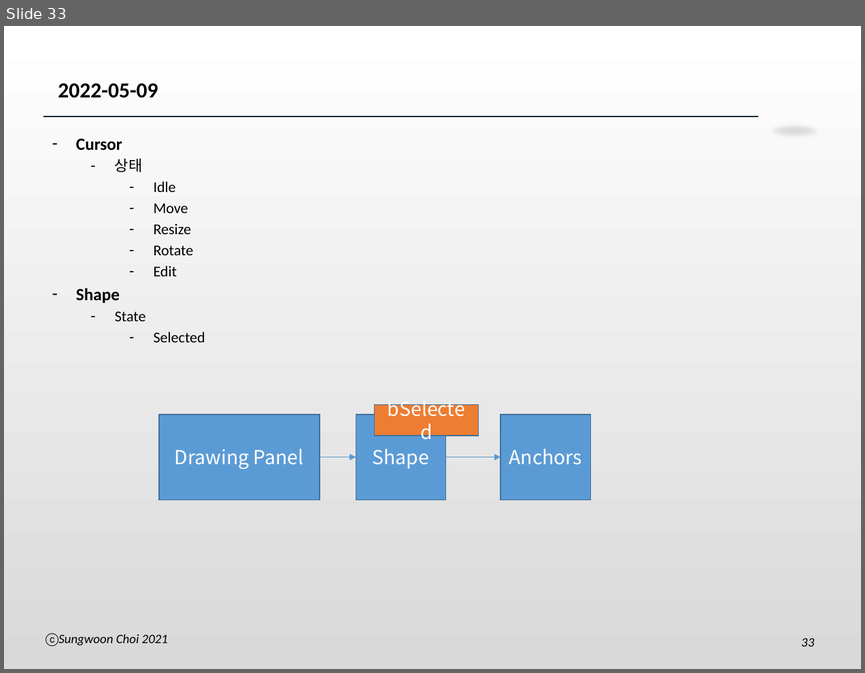
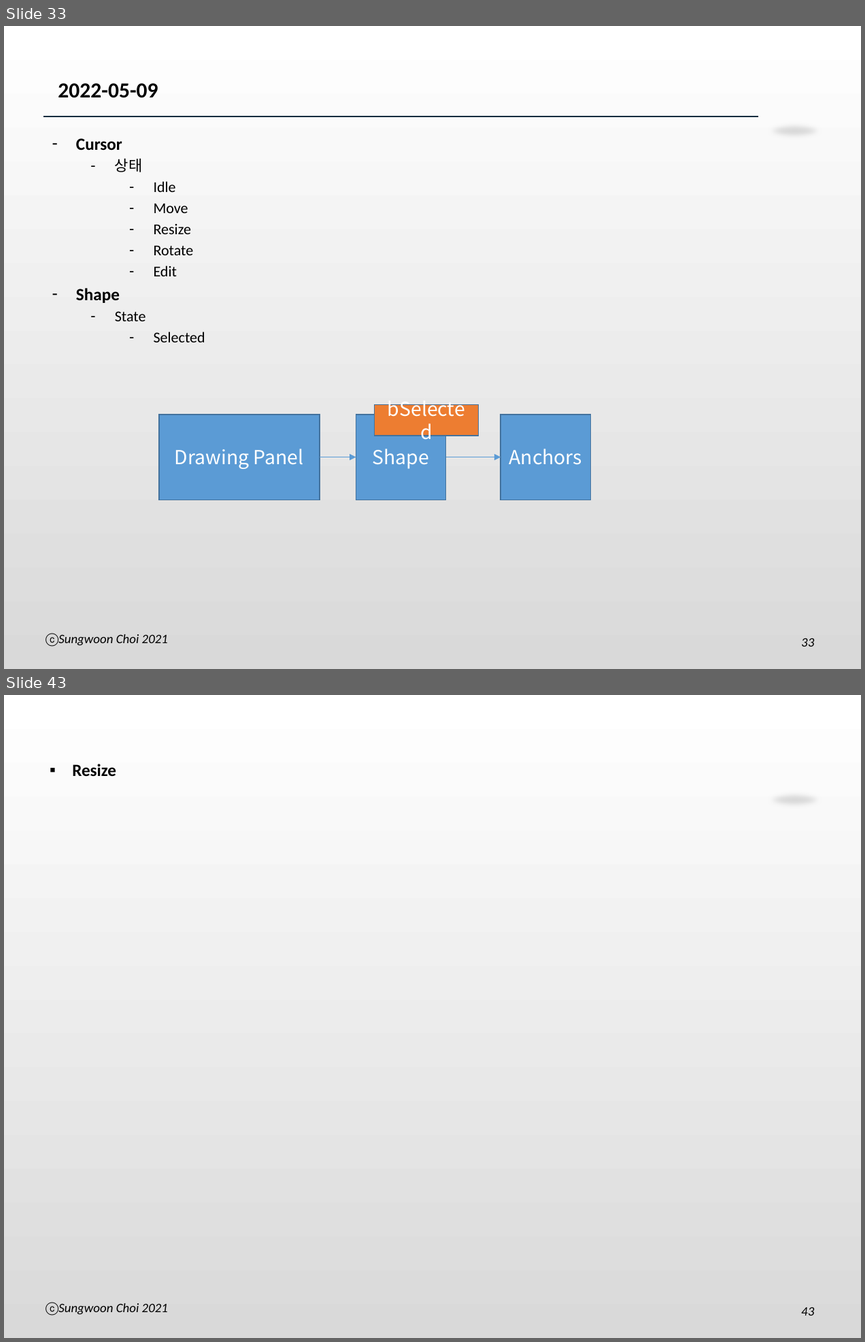
Before and after one commit to choi1019/classes-202201, a slide deck: graphicsEditorB/강의진행B.pptx. Shown one above the other, each under a label of ours: slide 33 before the commit, slides 33 and 43 after it; the slides between them are not shown. The pictures are 865x673 and 865x1342 pixels, drawn with LibreOffice and Linux fonts; fonts in the diff are those of the drawing; background and template pictures are left out. Boxes give left, top, right and bottom in pixels: in the first picture for what was removed or moved away, otherwise in the second. Text is boxed around its words. In the diff, an @@ line names an element or a change of style, - is before the commit and + after.

```diff
--- a/graphicsEditorB/강의진행B.pptx
+++ b/graphicsEditorB/강의진행B.pptx
@@ slide 43 added at <box>4,695,861,1338</box>, background gradient #FFFFFF to #D9D9D9; not listed: 1 template element that a slide beside it also shows @@
@@ text added at <box>72,764,116,777</box>, 16 pt, text #000000, bold @@
+▪ Resize
@@ text added at <box>58,1303,168,1314</box>, 12 pt, text #000000, italic @@
+ⓒ Sungwoon Choi 2021
@@ page number added at <box>801,1306,814,1315</box>, 12 pt, text #000000, italic @@
+43
```
Also in this commit, not shown: 2 other slides added, 19 other files.
